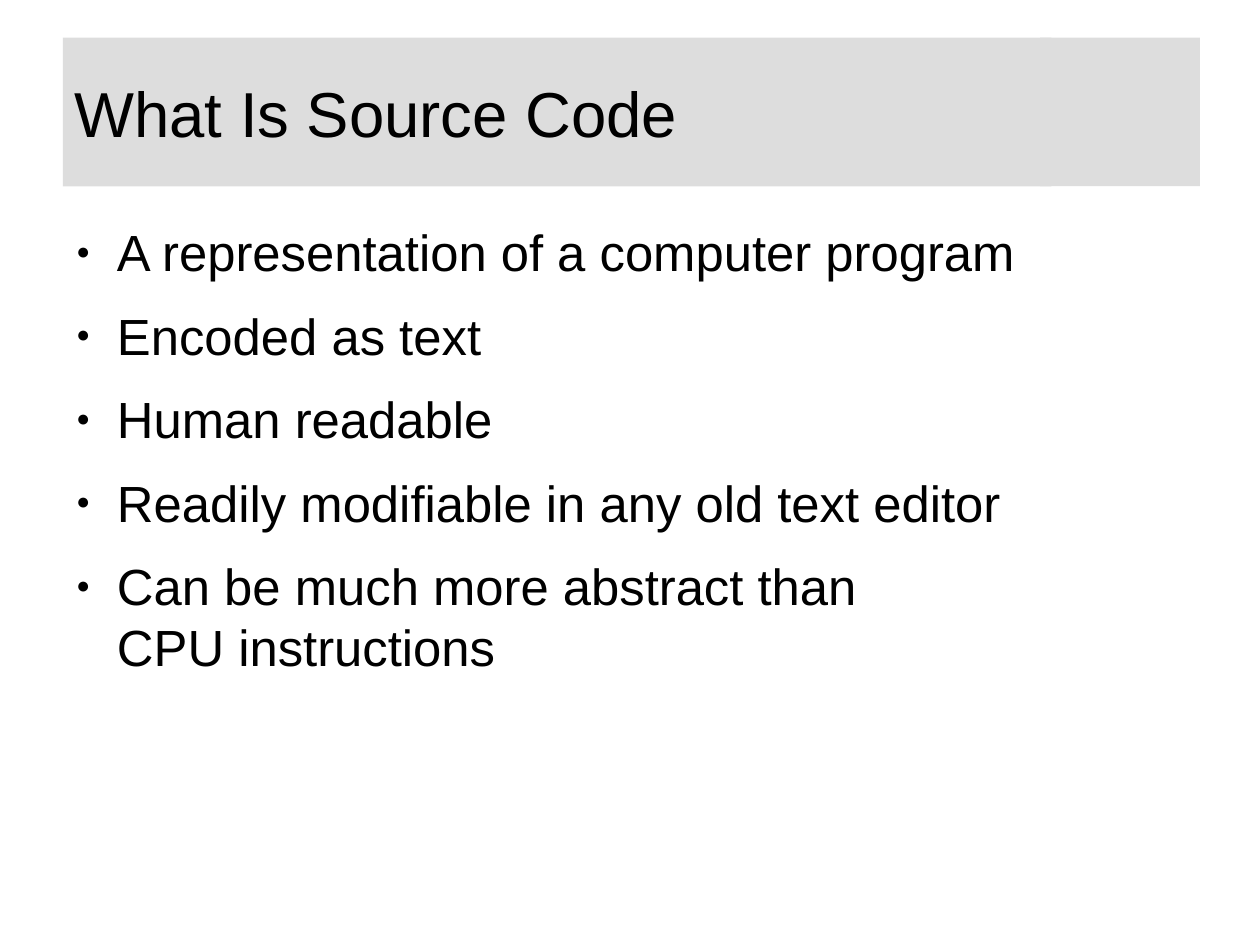
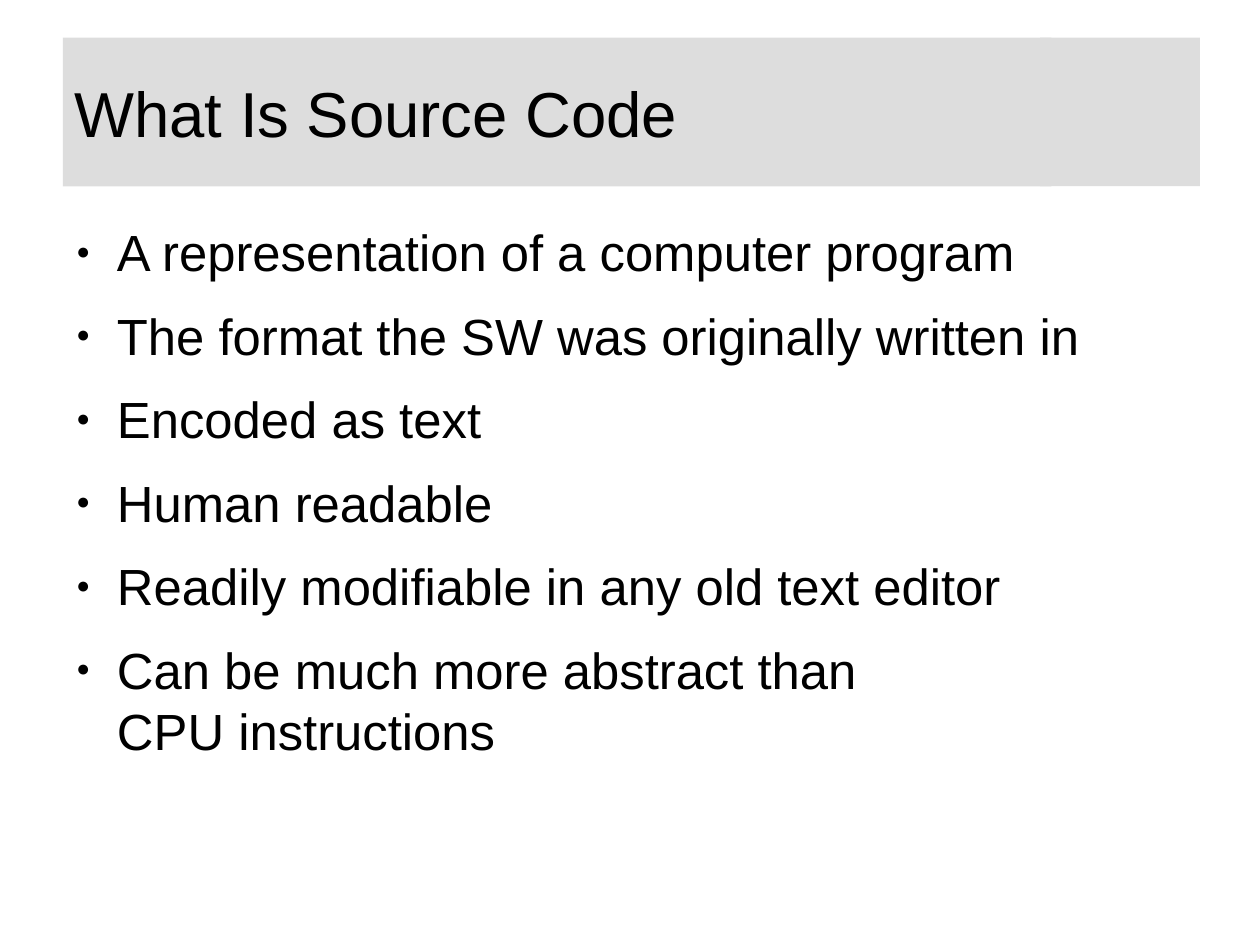
Before and after one commit to swarren/presentations, a slide deck: slide 3 of lcs-foss-intro/lcs-foss-intro.odp. Drawn at 1260x945 pixels with LibreOffice and Linux fonts; fonts in the diff are those of the drawing; background and template pictures are left out. Boxes give left, top, right and bottom in pixels: in the first picture for what was removed or moved away, otherwise in the second. Text is boxed around its words. In the diff, an @@ line names an element or a change of style, - is before the commit and + after.

```diff
--- a/lcs-foss-intro/lcs-foss-intro.odp
+++ b/lcs-foss-intro/lcs-foss-intro.odp
@@ text at bbox=[117, 318, 1080, 365]: paragraph added @@
+● The format the SW was originally written in
```
Also in this commit, not shown: 9 other slides changed, 2 slides added, 1 other file.
